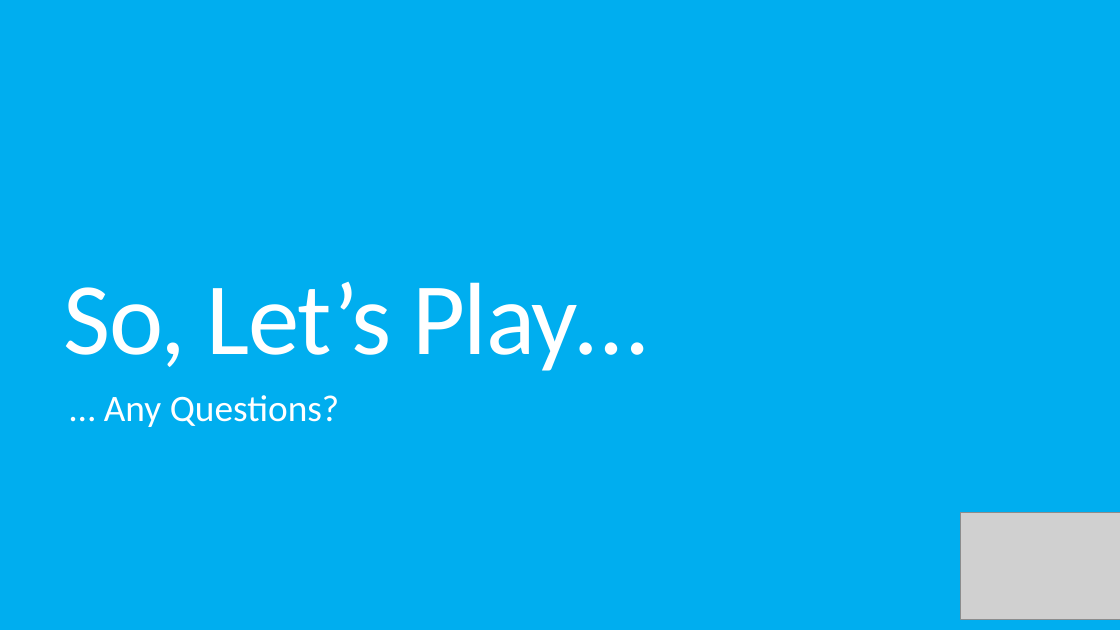
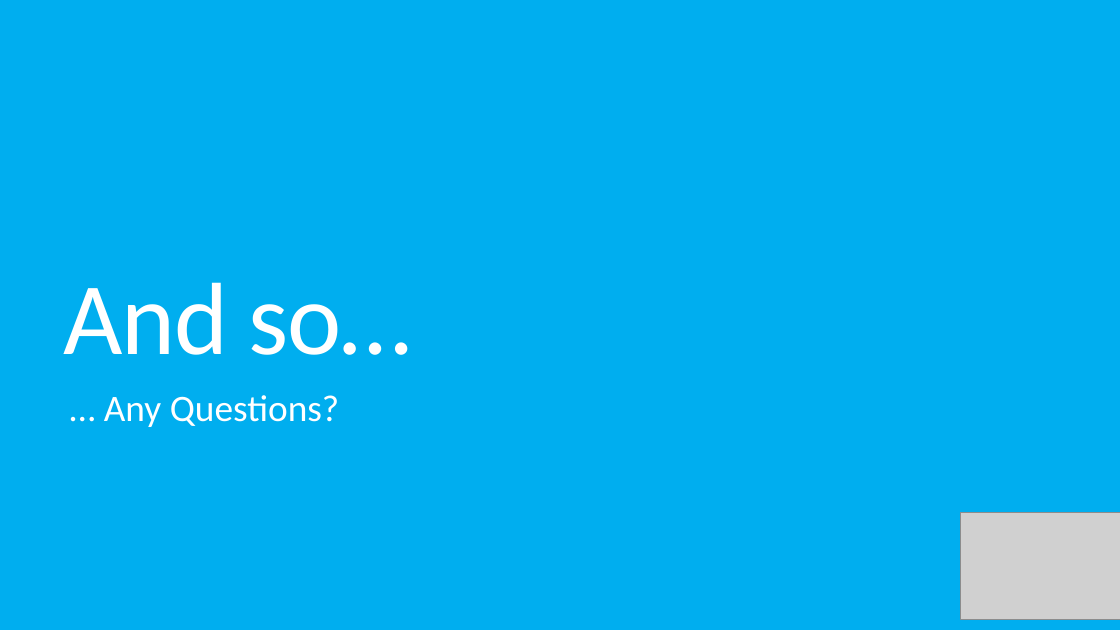
Before and after one commit to KelvinKKLin/GrateBox, a slide deck: slide 15 of Presentation.pptx. Drawn at 1120x630 pixels with LibreOffice and Linux fonts; fonts in the diff are those of the drawing; grey boxes stand for pictures. Boxes give left, top, right and bottom in pixels: in the first picture for what was removed or moved away, otherwise in the second. Text is boxed around its words. In the diff, an @@ line names an element or a change of style, - is before the commit and + after.

Commit message:
Updated code for presentations

```diff
--- a/Presentation.pptx
+++ b/Presentation.pptx
@@ title at (64,282,411,355): text changed @@
-So, Let’s Play…
+And so…
```
Also in this commit, not shown: 1 other slide changed, 1 other file.
